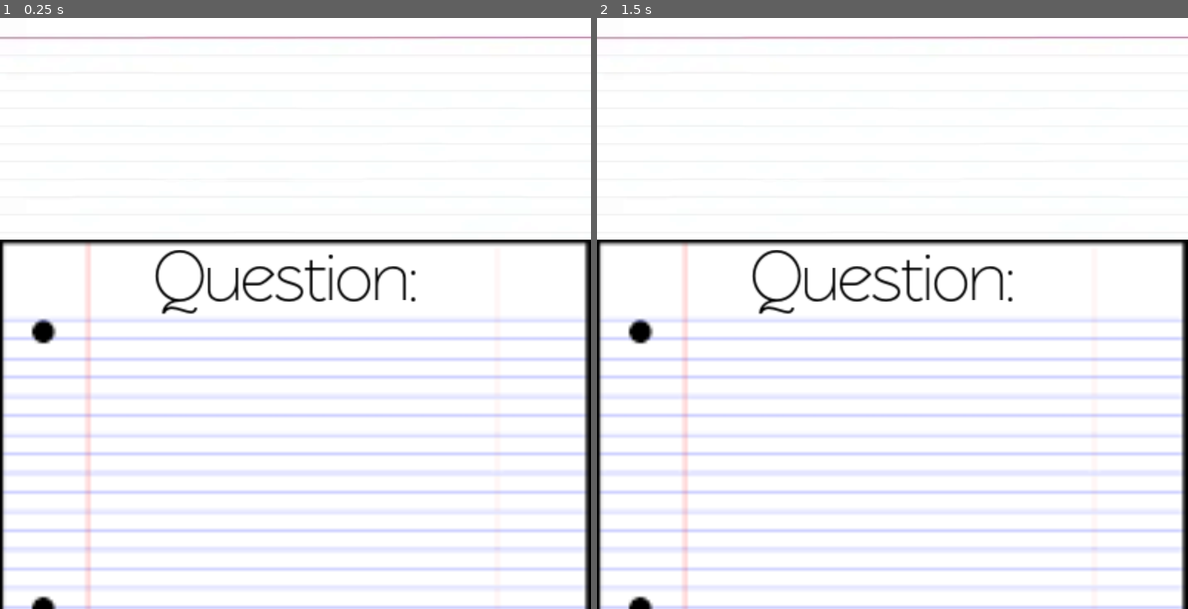
Above: before the commit, frames 1-2 (left to right).
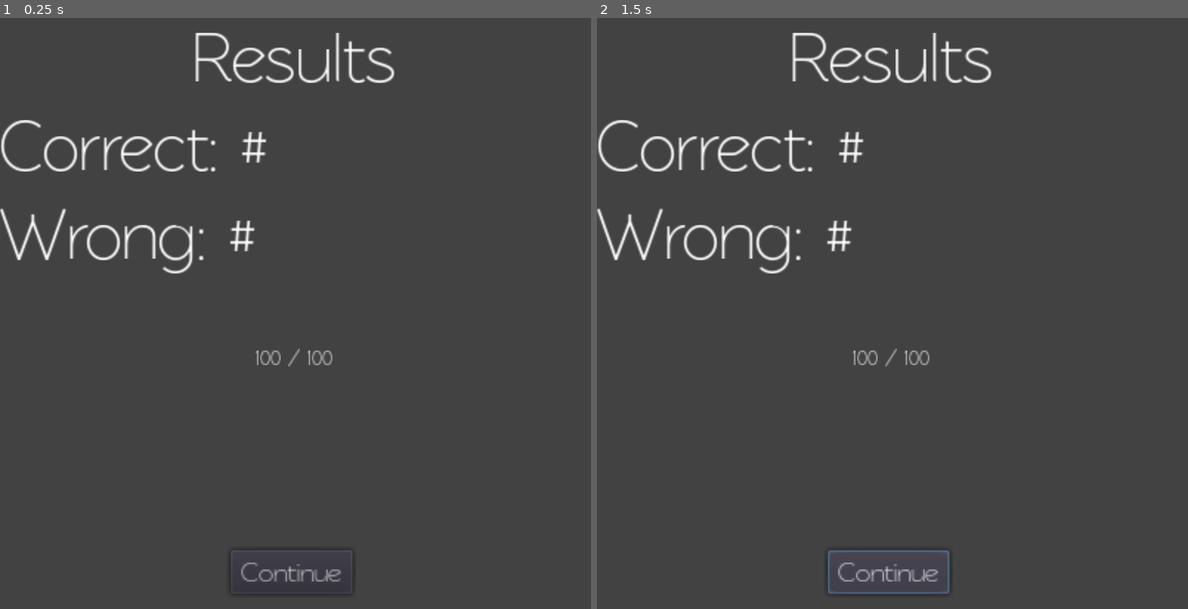
Above: after the commit, the same moments.

Repository: MasterKitten/Addicting-FlashCard-Learning
Game: Godot game, scene res://Scenes/Game Modes/Word Game.tscn
The game is run twice, just before and just after one commit, with the same random seed, the same clock (stepped at 60 frames per second) and the same inputs. This scene is started directly instead of the project's main scene.
Inputs (mouse positions are in pixels of both pictures, inside the frame that each line leads up to):
- Up to frame 1 (0.25 s): no input
- Up to frame 2 (1.5 s): click (886, 573) at 0.5 s, where only the run after the commit has a clickable "Continue"; click (886, 573) at 1.25 s, where only the run after the commit has a clickable "Continue"

The runs differ from the first frame. In frame 1, 99% of the frame differs, in the area x 0-100%, y 0-100%; in frame 2, 99%.
Error in both runs: Attempt to call function 'get_node' in base 'null instance' on a null instance. (res://Scenes/Game)

Commit message:
Added ending scene in Word mode

Diff:
--- a/Schodot/Scenes/Game Modes/Question & Answer.tscn
+++ b/Schodot/Scenes/Game Modes/Question & Answer.tscn
@@ -22,7 +22,7 @@
 
 [sub_resource type="Animation" id=3]
 resource_name = "Fade"
-length = 0.2
+length = 0.4
 tracks/0/type = "value"
 tracks/0/path = NodePath("Fade:color")
 tracks/0/interp = 1
@@ -30,10 +30,10 @@
 tracks/0/imported = false
 tracks/0/enabled = true
 tracks/0/keys = {
-"times": PoolRealArray( 0, 0.1, 0.2 ),
-"transitions": PoolRealArray( 1, 1, 1 ),
+"times": PoolRealArray( 0, 0.4 ),
+"transitions": PoolRealArray( 1, 1 ),
 "update": 0,
-"values": [ Color( 0, 0, 0, 0 ), Color( 0, 0, 0, 1 ), Color( 0, 0, 0, 0 ) ]
+"values": [ Color( 0, 0, 0, 1 ), Color( 0, 0, 0, 0 ) ]
 }
 tracks/1/type = "method"
 tracks/1/path = NodePath(".")
@@ -42,7 +42,7 @@
 tracks/1/imported = false
 tracks/1/enabled = true
 tracks/1/keys = {
-"times": PoolRealArray( 0.1 ),
+"times": PoolRealArray( 0.4 ),
 "transitions": PoolRealArray( 1 ),
 "values": [ {
 "args": [  ],
@@ -56,7 +56,7 @@
 tracks/2/imported = false
 tracks/2/enabled = true
 tracks/2/keys = {
-"times": PoolRealArray( 0, 0.2 ),
+"times": PoolRealArray( 0, 0.4 ),
 "transitions": PoolRealArray( 1, 1 ),
 "update": 1,
 "values": [ true, false ]
--- a/Schodot/Scenes/Game Modes/Word Game.gd
+++ b/Schodot/Scenes/Game Modes/Word Game.gd
@@ -9,11 +9,16 @@
 
 export (PackedScene) var Butt
 
+var Correct = 0
+var Wrong = 0
+var Total = 0
+var Dumb = false
+
 func Answer(Number):
 	if Number == RandomQuestion:
-		print("Correct")
+		Correct += 1
 	else:
-		print("Wrong")
+		Wrong += 1
 	SelectedQuestions.remove(RandomQuestion)
 	SelectedAnswers.remove(RandomQuestion)
 	var Children = get_node("ScrollContainer/Container").get_children()
@@ -22,12 +27,14 @@
 		Children[i].queue_free()
 		i += 1
 	if SelectedAnswers.size() == 0:
-		SelectingPrac.BackToLevel()
-		queue_free()
+		Finality()
 	else:
 		UpdateText()
 
 func UpdateText():
+	if Dumb == false:
+		Total = SelectedAnswers.size()
+		Dumb = true
 	var i = 0
 	while i < SelectedAnswers.size():
 		var Item = Butt.instance()
@@ -39,3 +46,13 @@
 	RNG.randomize()
 	RandomQuestion = RNG.randi_range(0, SelectedQuestions.size() - 1)
 	get_node("TextureRect/RichTextLabel").text = SelectedQuestions[RandomQuestion]
+
+func Finality():
+	get_node("Results/Correct").text = "Correct: " + str(Correct)
+	get_node("Results/Wrong").text = "Wrong: " + str(Wrong)
+	get_node("Results/Progress2").text = str(Correct) + " / " + str(Total)
+	get_node("Results").visible = true
+
+func _on_Continue_pressed():
+	SelectingPrac.BackToLevel()
+	queue_free()
--- a/Schodot/Scenes/Game Modes/Word Game.tscn
+++ b/Schodot/Scenes/Game Modes/Word Game.tscn
@@ -1,10 +1,11 @@
-[gd_scene load_steps=6 format=2]
+[gd_scene load_steps=7 format=2]
 
 [ext_resource path="res://Images/Lined.png" type="Texture" id=1]
 [ext_resource path="res://Images/Flash Card.png" type="Texture" id=2]
 [ext_resource path="res://Font/Rawengulksans.tres" type="DynamicFont" id=3]
 [ext_resource path="res://Scenes/Game Modes/Word Game.gd" type="Script" id=4]
 [ext_resource path="res://Extra Scenes/Button3.tscn" type="PackedScene" id=5]
+[ext_resource path="res://Font/Smaller_Rawengulksans.tres" type="DynamicFont" id=6]
 
 [node name="Word Game" type="TextureRect"]
 margin_right = 800.0
@@ -51,3 +52,54 @@
 rect_scale = Vector2( 1.01, 1.01 )
 custom_fonts/normal_font = ExtResource( 3 )
 scroll_active = false
+
+[node name="Results" type="ColorRect" parent="."]
+margin_right = 201.0
+margin_bottom = 203.0
+rect_scale = Vector2( 4, 4 )
+color = Color( 0.262745, 0.262745, 0.262745, 1 )
+
+[node name="Label" type="Label" parent="Results"]
+margin_left = 65.0
+margin_right = 203.0
+margin_bottom = 55.0
+rect_scale = Vector2( 0.5, 0.5 )
+custom_fonts/font = ExtResource( 3 )
+text = "Results"
+
+[node name="Correct" type="Label" parent="Results"]
+margin_top = 30.0
+margin_right = 181.0
+margin_bottom = 85.0
+rect_scale = Vector2( 0.5, 0.5 )
+custom_fonts/font = ExtResource( 3 )
+text = "Correct: #"
+
+[node name="Wrong" type="Label" parent="Results"]
+margin_top = 60.0
+margin_right = 181.0
+margin_bottom = 115.0
+rect_scale = Vector2( 0.5, 0.5 )
+custom_fonts/font = ExtResource( 3 )
+text = "Wrong: #"
+
+[node name="Progress2" type="Label" parent="Results"]
+margin_left = 65.0
+margin_top = 110.0
+margin_right = 203.0
+margin_bottom = 140.0
+rect_scale = Vector2( 0.5, 0.5 )
+custom_fonts/font = ExtResource( 6 )
+text = "100 / 100"
+align = 1
+
+[node name="Continue" type="Button" parent="Results"]
+margin_left = 77.5
+margin_top = 180.0
+margin_right = 146.5
+margin_bottom = 205.0
+rect_scale = Vector2( 0.6, 0.6 )
+custom_fonts/font = ExtResource( 6 )
+text = "Continue"
+
+[connection signal="pressed" from="Results/Continue" to="." method="_on_Continue_pressed"]
